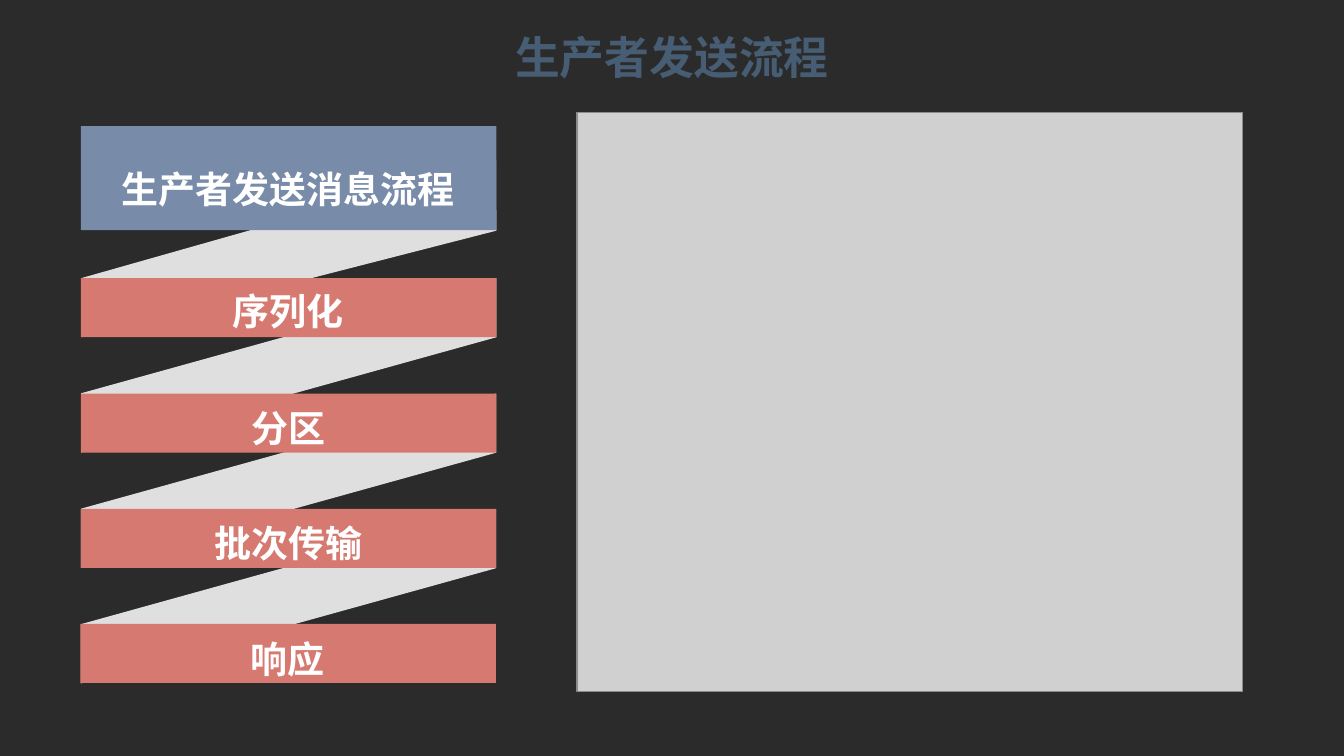
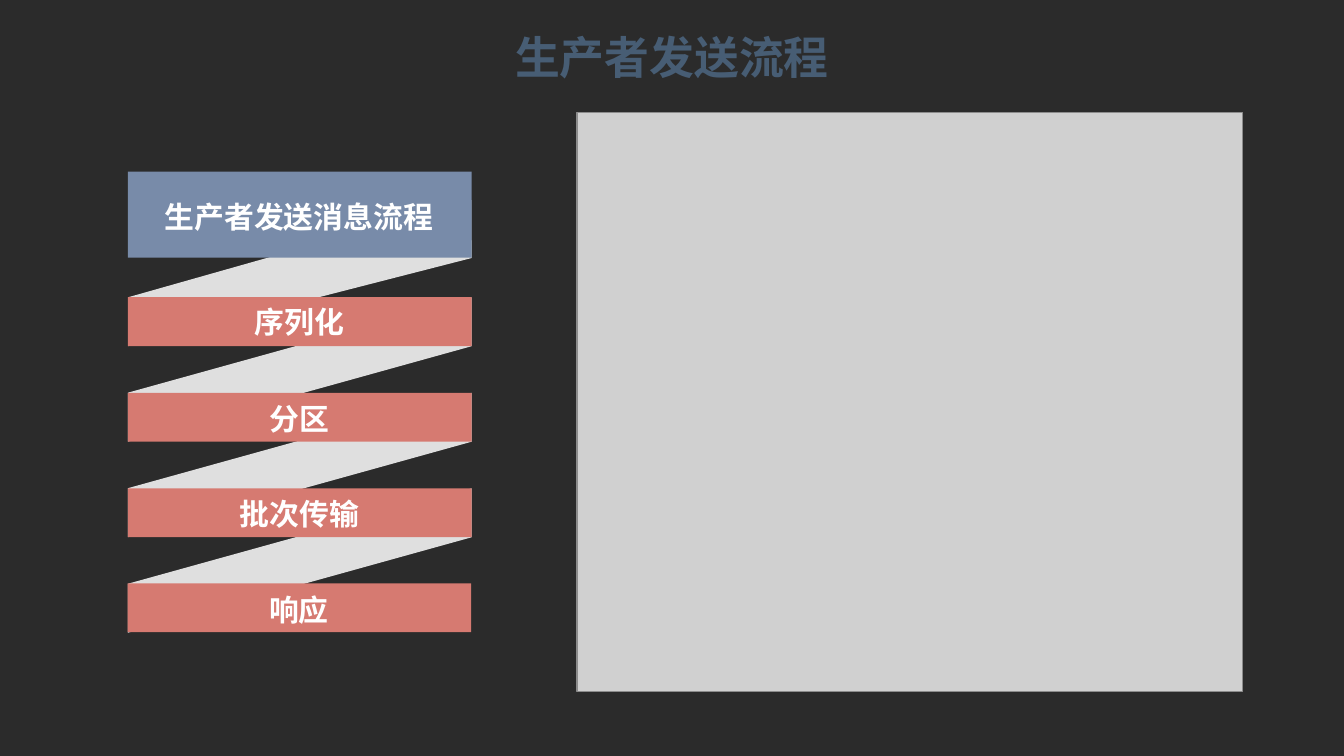
Before and after one commit to dunwu/bigdata-tutorial, a slide deck: slide 6 of assets/kafka/kafka.pptx (slide 4 before the commit). Drawn at 1344x756 pixels with LibreOffice and Linux fonts; fonts in the diff are those of the drawing; grey boxes stand for pictures; background and template pictures are left out; a plain dark background stands for a picture behind light text. Boxes give left, top, right and bottom in pixels: in the first picture for what was removed or moved away, otherwise in the second. Text is boxed around its words. In the diff, an @@ line names an element or a change of style, - is before the commit and + after.

```diff
--- a/assets/kafka/kafka.pptx
+++ b/assets/kafka/kafka.pptx
@@ rectangle resized from (x1=81, y1=126, x2=496, y2=230) to (x1=128, y1=172, x2=472, y2=258) @@
@@ freeform shape resized from (x1=82, y1=161, x2=497, y2=337) to (x1=128, y1=200, x2=472, y2=347) @@
@@ text "生产者发送消息流程" moved from (x1=121, y1=171, x2=454, y2=207) to (x1=165, y1=202, x2=433, y2=231) @@
@@ freeform shape resized from (x1=81, y1=278, x2=496, y2=453) to (x1=128, y1=297, x2=472, y2=441) @@
@@ rectangle resized from (x1=81, y1=278, x2=496, y2=337) to (x1=128, y1=297, x2=472, y2=345) @@
@@ text "序列化" moved from (x1=233, y1=293, x2=344, y2=329) to (x1=255, y1=307, x2=344, y2=336) @@
@@ rectangle resized from (x1=81, y1=394, x2=496, y2=453) to (x1=128, y1=392, x2=472, y2=441) @@
@@ freeform shape resized from (x1=81, y1=394, x2=496, y2=569) to (x1=128, y1=392, x2=472, y2=536) @@
@@ text "分区" moved from (x1=251, y1=411, x2=325, y2=445) to (x1=270, y1=405, x2=330, y2=433) @@
@@ rectangle resized from (x1=81, y1=509, x2=496, y2=569) to (x1=128, y1=488, x2=472, y2=536) @@
@@ freeform shape resized from (x1=81, y1=509, x2=496, y2=684) to (x1=128, y1=488, x2=472, y2=632) @@
@@ text "批次传输" moved from (x1=214, y1=525, x2=362, y2=561) to (x1=240, y1=499, x2=359, y2=528) @@
@@ rectangle resized from (x1=81, y1=624, x2=496, y2=683) to (x1=128, y1=583, x2=472, y2=632) @@
@@ size 19.7 to 16 pt in 5 elements at (x1=270, y1=405, x2=330, y2=433), (x1=255, y1=307, x2=344, y2=336), (x1=165, y1=202, x2=433, y2=231), (x1=240, y1=499, x2=359, y2=528), (x1=269, y1=595, x2=329, y2=624) @@
@@ text "响应" moved from (x1=251, y1=641, x2=325, y2=677) to (x1=269, y1=595, x2=329, y2=624) @@
```
Also in this commit, not shown: 7 other slides changed, 4 slides added, 2 slides removed, 7 other files.
